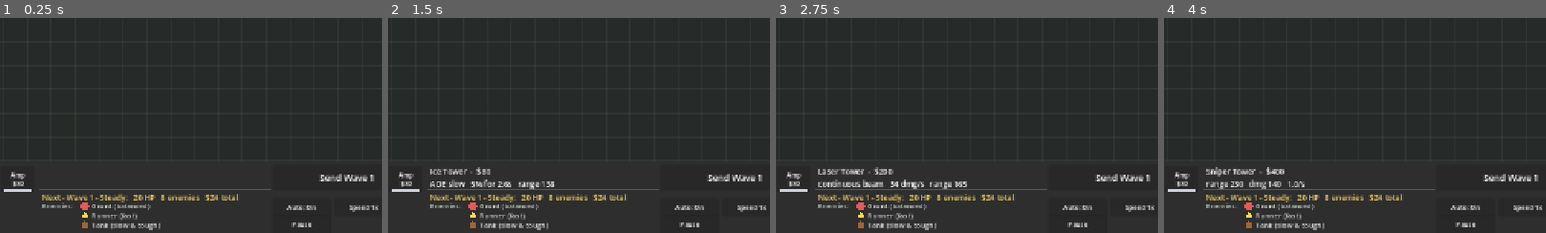
Above: before the commit, frames 1-4 (left to right).
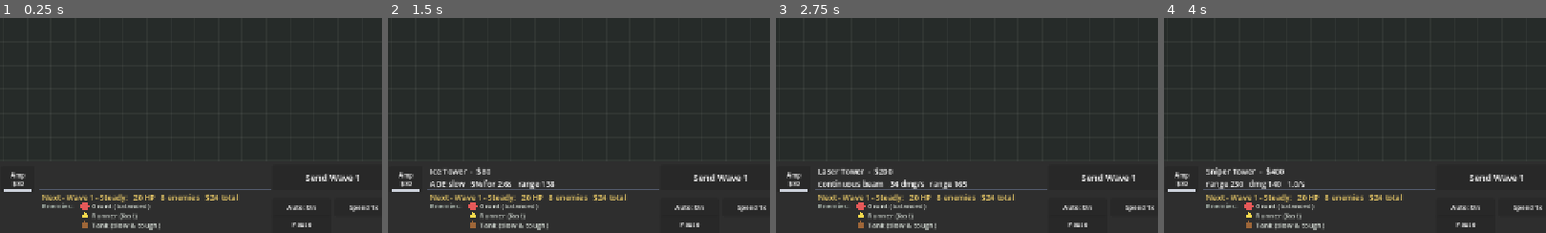
Above: after the commit, the same moments.

Repository: IronWolve/SimpleTowerDefense
Game: Godot game, scene res://scenes/main.tscn
Same seed, same stepped clock (60 frames per second), same inputs: the game is played once before the commit and once after it.
Inputs:
- Up to frame 1 (0.25 s): no input
- Up to frame 2 (1.5 s): click "Bullet x3" at 0.5 s; click "Ice $80" at 1.25 s
- Up to frame 3 (2.75 s): click "Laser $200" at 2 s
- Up to frame 4 (4 s): click "Cannon $200" at 2.75 s; click "Sniper $400" at 3.5 s
The pictures show only the part of the screen within x 43-93%, y 50-100%; the shares and areas given below are measured in that part.

The runs differ from the first frame. In frame 1, 0.4% of the frame differs, in the area x 80-98%, y 72-76%; in frame 2, 0.4%; in frame 3, 0.4%; in frame 4, 0.4%.

Commit message:
Generated map is now a single space-filling snake; UI tweaks
- Replace the recursive-backtracker maze (which had branches/dead ends) with a
  serpentine generator: one continuous 1-wide corridor from spawn to base, no
  branches, no dead ends, sized to the board. Verified single-path (only the
  two endpoints have degree 1).
- Send Wave button width matches the Auto+Speed pair beneath it.

Co-Authored-By: Claude Opus 4.7 (1M context) <noreply@anthropic.com>

Diff:
--- a/scripts/hud.gd
+++ b/scripts/hud.gd
@@ -36,7 +36,7 @@
 """Toggle in Options: Hard mode (no bonus lives, 40% less starting gold), Unlimited lives / money, No-cost walls, 30s round timer with early-send bonus, hold-drag wall building. Settings persist across sessions.
 
 """ + _H + "Maps & Editor" + _HE + \
-"""In Options pick a pre-built map (Open field, Maze, Fun Map, Spiral), choose Generate for a fresh random tested maze each New Game (sized to the board), or build your own: enable No-cost wall …(194 unchanged characters)…
+"""In Options pick a pre-built map (Open field, Maze, Fun Map, Spiral), choose Generate for one continuous space-filling snake path - no dead ends, sized to the board, a fresh layout each New Game, or build your own: enable No-cost wall …(194 unchanged characters)…
 
 """ + _H + "Tower Stats   (Level 1 -> Level 10)" + _HE + \
 """[b]Bullet[/b]   15 dmg @ 1.0/s    ->   109 dmg @ 3.25/s   (rate caps at 4.0/s)
@@ -305,7 +305,7 @@
 	_options_button.pressed.connect(_on_options_pressed)
 	bar.add_child(_options_button)
 
-	_start_button = _make_button("Start Wave", Vector2(1010, 6), Vector2(250, 42), 15)
+	_start_button = _make_button("Start Wave", Vector2(1010, 6), Vector2(202, 42), 15)
 	_start_button.pressed.connect(_on_start_pressed)
 	bar.add_child(_start_button)
 
--- a/scripts/level.gd
+++ b/scripts/level.gd
@@ -180,77 +180,69 @@
 		gap_top = not gap_top
 		x += 4
 
-## Procedurally builds a winding maze sized to the current board, then verifies
-## a spawn->base route exists and is long enough (not a straight shot). Walls
-## are 1-wide corridors so there are no big open rooms. Retries until the BFS
-## test passes; the last grid is used regardless so a map always appears.
+## Builds a single continuous space-filling corridor (a serpentine snake) from
+## spawn to base. Vertical 1-wide corridors on every other column are joined end
+## to end by single gaps that alternate top/bottom, so the whole board is one
+## winding path with NO branches and NO dead ends - enemies must walk the entire
+## snake. Verified with BFS before stamping.
 func _build_generated_map() -> void:
-	var grid: Array = []
-	var min_len := COLS + ROWS  # demand some winding, not a beeline
-	for _attempt in range(24):
-		grid = _generate_maze()
-		if _grid_path_len(grid, spawn_cell, base_cell) >= min_len:
-			break
+	var grid := _generate_serpentine(randf() < 0.5)
+	if _grid_path_len(grid, spawn_cell, base_cell) < 0:
+		grid = _generate_serpentine(true)  # safety fallback (should never hit)
 	for r in range(ROWS):
 		for c in range(COLS):
 			if grid[r][c] == 1:
 				_place_map_wall(Vector2i(c, r))
 
-## Returns a fresh 0/1 grid (1=wall) carved by an iterative recursive
-## backtracker on the even-cell lattice, with spawn and base connected in.
-func _generate_maze() -> Array:
+## The wall-gap row joining corridor i to corridor i+1 - alternates bottom/top
+## so the snake reverses direction each step. `start_down` flips the pattern.
+func _conn_row(i: int, start_down: bool) -> int:
+	var bottom := (i % 2 == 0) == start_down
+	return ROWS - 1 if bottom else 0
+
+## Returns a fresh 0/1 grid for the serpentine. Open columns sit on every even
+## x; the column between each pair is wall except one connecting gap. The first
+## corridor starts exactly at the spawn row and the last ends at the base row,
+## so there are no stub dead-ends at the entrance or exit.
+func _generate_serpentine(start_down: bool) -> Array:
+	var mid := ROWS / 2
 	var g: Array = []
 	for r in range(ROWS):
 		var row: Array = []
 		for c in range(COLS):
 			row.append(1)
 		g.append(row)
-	# Start on the nearest even cell to the spawn so the spawn connects cleanly.
-	var sy := spawn_cell.y - (spawn_cell.y % 2)
-	g[sy][0] = 0
-	var stack: Array = [Vector2i(0, sy)]
-	var dirs := [Vector2i(2, 0), Vector2i(-2, 0), Vector2i(0, 2), Vector2i(0, -2)]
-	while not stack.is_empty():
-		var cur: Vector2i = stack[stack.size() - 1]
-		var opts: Array = []
-		for d in dirs:
-			var nb: Vector2i = cur + d
-			if nb.x >= 0 and nb.x < COLS and nb.y >= 0 and nb.y < ROWS \
-					and g[nb.y][nb.x] == 1:
-				opts.append(d)
-		if opts.is_empty():
-			stack.pop_back()
-			continue
-		var step: Vector2i = opts[randi() % opts.size()]
-		var nxt: Vector2i = cur + step
-		var mid: Vector2i = cur + step / 2  # wall between -> open
-		g[mid.y][mid.x] = 0
-		g[nxt.y][nxt.x] = 0
-		stack.append(nxt)
-	_carve_connect(g, spawn_cell)
-	_carve_connect(g, base_cell)
+	var xs: Array[int] = []
+	var x := 0
+	while x <= COLS - 1:
+		xs.append(x)
+		x += 2
+	var n := xs.size()
+	for i in range(n):
+		var cx: int = xs[i]
+		var conn: int = _conn_row(i, start_down)        # gap to corridor i+1
+		var prev_conn: int = _conn_row(i - 1, start_down)  # gap from corridor i-1
+		var lo: int
+		var hi: int
+		if i == 0:
+			lo = mini(mid, conn)
+			hi = maxi(mid, conn)
+		elif i == n - 1:
+			lo = mini(mid, prev_conn)
+			hi = maxi(mid, prev_conn)
+		else:
+			lo = mini(prev_conn, conn)
+			hi = maxi(prev_conn, conn)
+		for y in range(lo, hi + 1):
+			g[y][cx] = 0
+		if i < n - 1:
+			g[conn][cx + 1] = 0  # the single connecting gap
+	# Spawn sits at the top/bottom end of corridor 0; base sits beside the last
+	# corridor's mid-row end. Force both open so the snake's mouths are clear.
+	g[spawn_cell.y][spawn_cell.x] = 0
+	g[base_cell.y][base_cell.x] = 0
+	g[mid][xs[n - 1]] = 0
 	return g
-
-## Opens `cell` and, if it has no open orthogonal neighbour, walks toward the
-## board's vertical centre opening cells until it touches the carved maze.
-func _carve_connect(g: Array, cell: Vector2i) -> void:
-	g[cell.y][cell.x] = 0
-	if _has_open_neighbor(g, cell):
-		return
-	var p := cell
-	var stepdir := 1 if p.y < ROWS / 2 else -1
-	while p.y >= 0 and p.y < ROWS:
-		g[p.y][p.x] = 0
-		if _has_open_neighbor(g, p):
-			return
-		p.y += stepdir
-
-func _has_open_neighbor(g: Array, cell: Vector2i) -> bool:
-	for d in DIRS:
-		var nb := cell + d
-		if in_bounds(nb) and g[nb.y][nb.x] == 0 and nb != cell:
-			return true
-	return false
 
 ## BFS shortest-path length over open (0) cells, or -1 if unreachable.
 func _grid_path_len(g: Array, start: Vector2i, goal: Vector2i) -> int:
